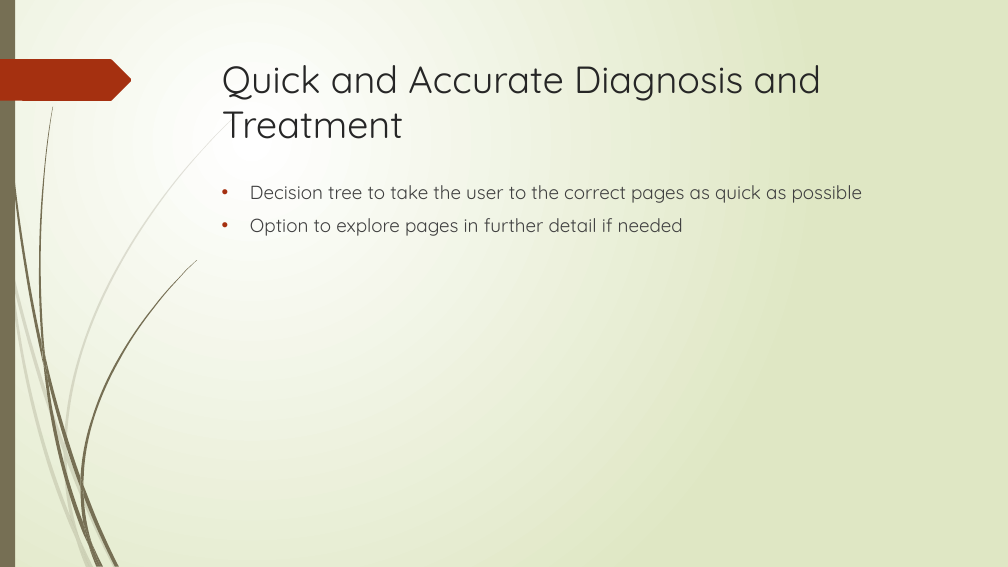
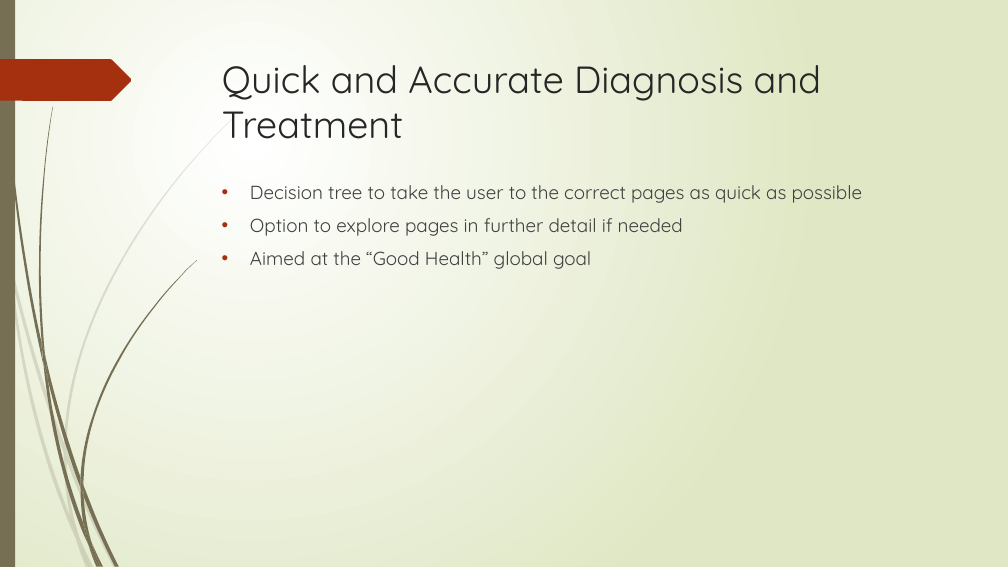
Before and after one commit to bournemouth17/team-5, a slide deck: slide 4 of RNLI.pptx. Drawn at 1008x567 pixels with LibreOffice and Linux fonts; fonts in the diff are those of the drawing. Boxes give left, top, right and bottom in pixels: in the first picture for what was removed or moved away, otherwise in the second. Text is boxed around its words. In the diff, an @@ line names an element or a change of style, - is before the commit and + after.

```diff
--- a/RNLI.pptx
+++ b/RNLI.pptx
@@ text at (x1=250, y1=251, x2=591, y2=269): paragraph added @@
+• Aimed at the “Good Health” global goal
```
Also in this commit, not shown: 5 other slides changed.
